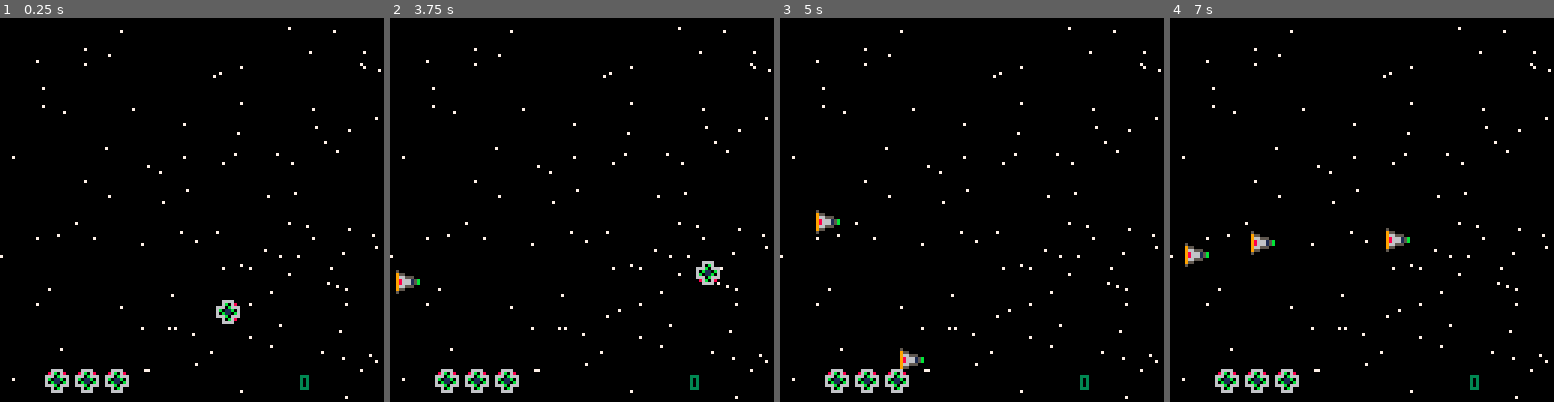
Above: before the commit, frames 1-4 (left to right).
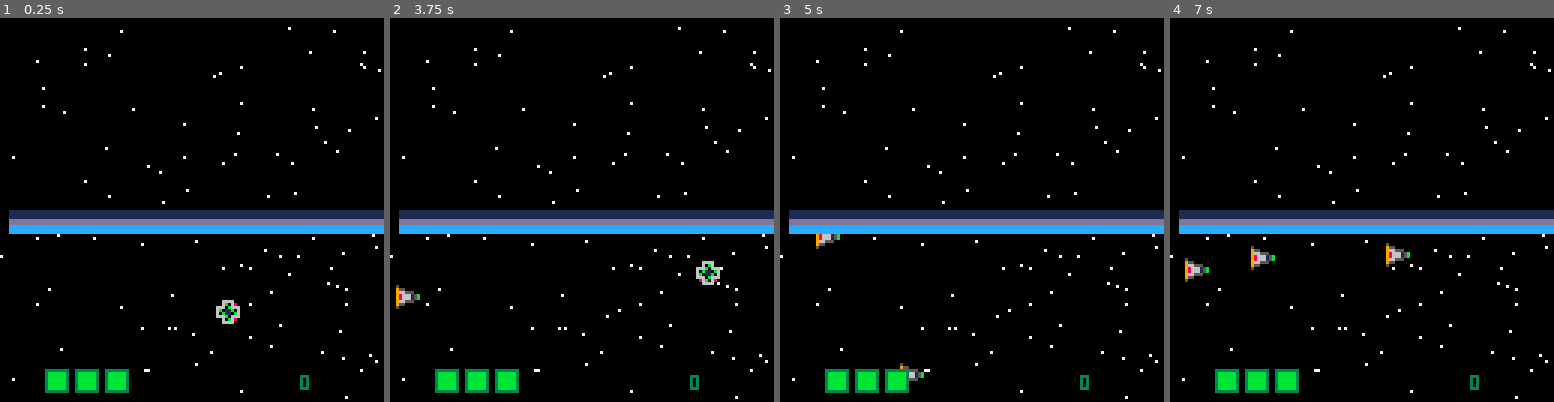
Above: after the commit, the same moments.

Repository: chand1012/picowars-spacestation
Game: PICO-8 cartridge nanowars.p8
Same seed, same stepped clock (60 frames per second), same inputs: the game is played once before the commit and once after it.
Inputs:
- Up to frame 1 (0.25 s): no input
- Up to frame 2 (3.75 s): tap X (X key) at 0.33, 1.07, 1.85, 2.97 s; hold Right 1.6-2.1 s; hold Up 2.15-2.42 s; hold Right 2.47-3.03 s; hold Left 3.08-3.58 s; hold Down from 3.63 s (still down)
- Up to frame 3 (5 s): release Down at 3.97 s; hold Right 4.02-4.68 s; tap X (X key) at 4.08 s; hold Up from 4.73 s (still down)
- Up to frame 4 (7 s): release Up at 5.03 s; hold Left 5.08-5.68 s; tap X (X key) at 5.2, 6.32 s; hold Down 5.73-6.03 s; hold Right 6.08-6.58 s; hold Right from 6.63 s (still down)

The runs differ from the first frame. In frame 1, 7.1% of the frame differs, in the area x 2-100%, y 50-98%; in frame 2, 7.5%; in frame 3, 7.6%; in frame 4, 8.3%.

Commit message:
Added shield and shield code

Diff:
--- a/nanowars.p8
+++ b/nanowars.p8
@@ -11,7 +11,10 @@
 -- 4 = game over
 function _init()
 	stage=1 -- has to do with game states
-	score=0
+	score=tonum(stat(6))
+	if score==nil then
+		score=0
+	end
 	ship={ -- add hitbox
 		x=72,
 		y=94,
@@ -42,8 +45,10 @@
 	holes={}
 	stars={}
 	booms={}
+	shield={}
 	shoot_time=0
 	rnd_stars()
+	make_shield()
 end
 
 function rnd_stars()
@@ -62,6 +67,7 @@
 		update_bullets()
 		generate_enemies()
 		update_enemies()
+		update_shield()
 	else
 	end
 end
@@ -104,6 +110,7 @@
 		draw_player()
 		draw_enemies()
 		draw_bullets()
+		draw_shield()
 	else
 		draw_stars()
 		draw_player()
@@ -190,7 +197,7 @@
 function draw_lives()
 	local count=0
 	for i=1,ship.lives do
-		spr(17,15+count,117)
+		spr(21,15+count,117)
 		count+=10
 	end
 end
@@ -234,7 +241,7 @@
 
 
 -->8
---bullets
+-- bullets
 
 function shoot() -- this needs heavy reworking
 	local dx=ship.bdx
@@ -308,7 +315,7 @@
 function generate_enemies(chance)
 	local side=rnd(1) -- if side is 1, spawn on right. else spawn on left
 	local rand=flr(rnd(50))
-	local randy=rnd(25)+60
+	local randy=rnd(25)+65
 	if rand==24 then
 		if side>=0.5 then
 			make_enemy(129,randy,3)
@@ -354,6 +361,46 @@
 		spr(enemy.sp,enemy.x,enemy.y)
 	end)
 end
+-->8
+-- shield
+
+function make_shield()
+	for i=1,32 do
+		local x=(i*4)-1
+		local y=64
+		local s={x=x,y=y,hbx=0,hby=0,hbsx=8,hbsy=8,hole=false,t=0}
+		add(shield,s)
+	end
+end
+
+function update_shield()
+	foreach(shield, function(s)
+		local rand=flr(rnd(100))
+		if shield.hole then
+			if shield.t<=time() then
+				shield.hole=false
+			end
+		else
+			if rand==25 then
+				shield.hole=true
+				shield.t=time()+5
+			end
+		end
+		if collide(ship,s) and shield.hole==false then
+			ship.dy=0
+			ship.y=s.y+8
+		end
+	end)
+end
+
+function draw_shield()
+	foreach(shield, function(s)
+		spr(24,s.x,s.y)
+		if shield.hole then
+			circfill(shield.x,shield.y,10,0)
+		end
+	end)
+end
 __gfx__
 00000000000bb0005000000000000005000000000880000088000008008888800000000000000000000000000000000000000000000000000000000000000000
 00000000000550009550000000000559000000000808898080988898889988900000000000000000000000000000000000000000000000000000000000000000
@@ -363,14 +410,14 @@
 00700700056666509665550000555669000000000988888809980880898888800000000000000000000000000000000000000000000000000000000000000000
 00000000056886509550000000000559000000008980809089888998089898900000000000000000000000000000000000000000000000000000000000000000
 00000000599999955000000000000005000000008880088080088980080088800000000000000000000000000000000000000000000000000000000000000000
-00000000006666000066660006080600000000000000000000000000000000000000000000000000000000000000000000000000000000000000000000000000
-00000000086b06800860b6006b606660000000000000000000000000000000000000000000000000000000000000000000000000000000000000000000000000
-000000006660b666666b066606b6b6b6000000000000000000000000000000000000000000000000000000000000000000000000000000000000000000000000
-000000006b011b0660b110b680611660000000000000000000000000000000000000000000000000000000000000000000000000000000000000000000000000
-0000000060b110b66b011b0606b11600000000000000000000000000000000000000000000000000000000000000000000000000000000000000000000000000
-00000000666b06666660b66666666b60000000000000000000000000000000000000000000000000000000000000000000000000000000000000000000000000
-000000000060b600086b060006b606b6000000000000000000000000000000000000000000000000000000000000000000000000000000000000000000000000
-00000000006666000066660000600060000000000000000000000000000000000000000000000000000000000000000000000000000000000000000000000000
+00000000006666000066660006080600000000003333333300000000000000001111111100000000000000000000000000000000000000000000000000000000
+00000000086b06800860b6006b606660000000003bbbbbb300000000000000001111111100000000000000000000000000000000000000000000000000000000
+000000006660b666666b066606b6b6b6000000003bbbbbb300000000000000001111111100000000000000000000000000000000000000000000000000000000
+000000006b011b0660b110b680611660000000003bbbbbb30000000000000000dddddddd00000000000000000000000000000000000000000000000000000000
+0000000060b110b66b011b0606b11600000000003bbbbbb30000000000000000dddddddd00000000000000000000000000000000000000000000000000000000
+00000000666b06666660b66666666b60000000003bbbbbb30000000000000000cccccccc00000000000000000000000000000000000000000000000000000000
+000000000060b600086b060006b606b6000000003bbbbbb30000000000000000cccccccc00000000000000000000000000000000000000000000000000000000
+0000000000666600006666000060006000000000333333330000000000000000cccccccc00000000000000000000000000000000000000000000000000000000
 00000000000000000000000000000000000000000000000000000000000000000000000000000000000000000000000000000000000000000000000000000000
 00000000000000000000000000000000000000000000000000000000000000000000000000000000000000000000000000000000000000000000000000000000
 00000000000000000000000000000000000000000000000000000000000000000000000000000000000000000000000000000000000000000000000000000000
